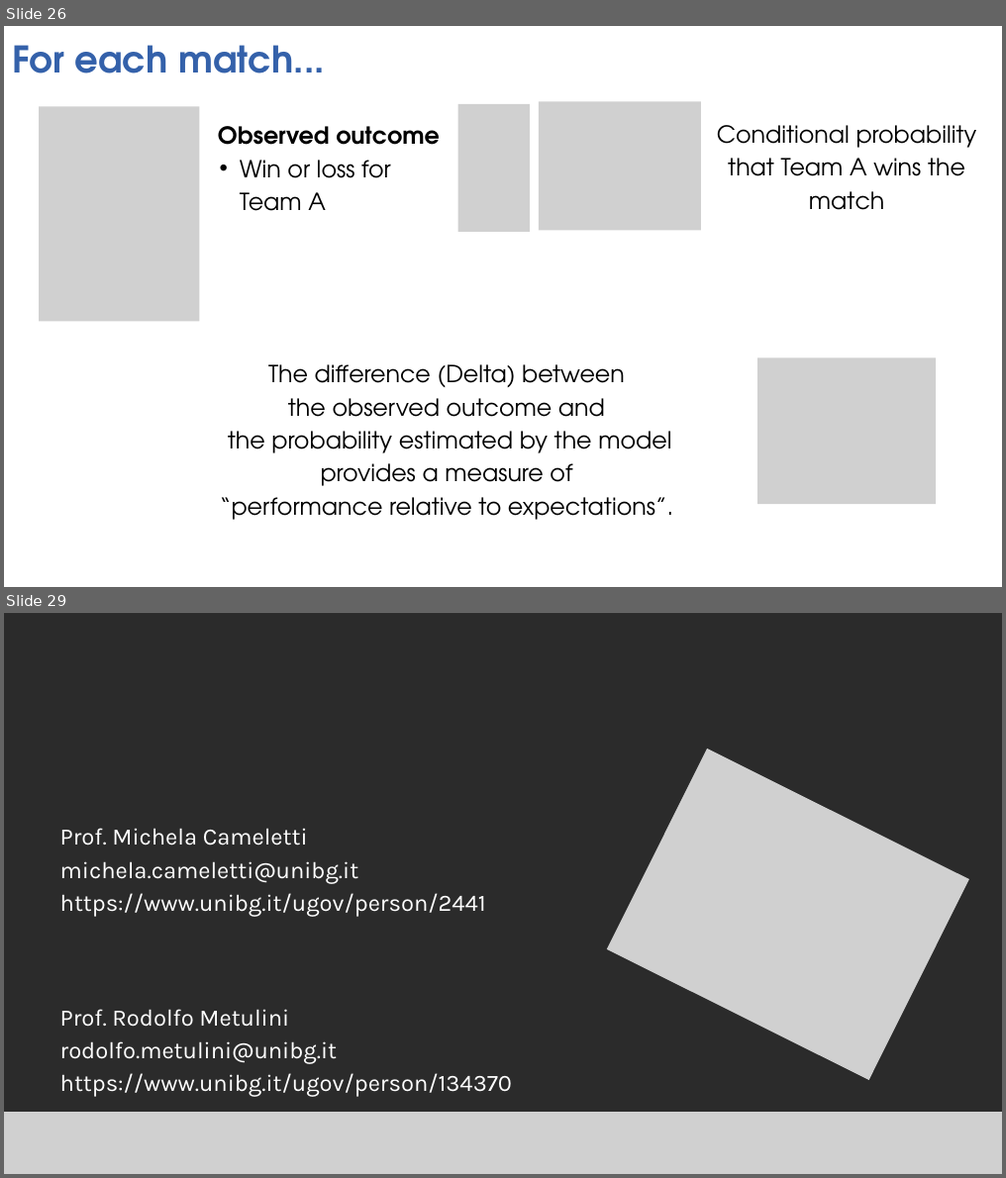
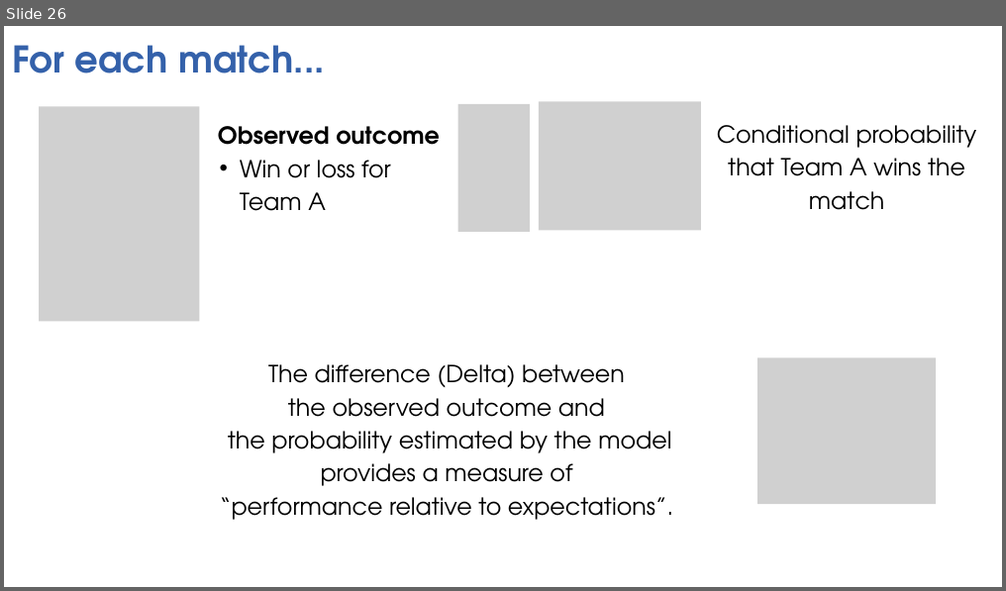
Before and after one commit to michelacameletti/tablefootballeducation, a slide deck: teaching_materials/Introductory_lecture_ENG.pptx. Shown one above the other, each under a label of ours: slides 26 and 29 before the commit, slide 26 after it; the slides between them are not shown. The pictures are 1006x1178 and 1006x591 pixels, drawn with LibreOffice and Linux fonts; fonts in the diff are those of the drawing; grey boxes stand for pictures; background and template pictures are left out; a plain dark background stands for a picture behind light text. Boxes give left, top, right and bottom in pixels: in the first picture for what was removed or moved away, otherwise in the second. Text is boxed around its words. In the diff, an @@ line names an element or a change of style, - is before the commit and + after.

```diff
--- a/teaching_materials/Introductory_lecture_ENG.pptx
+++ b/teaching_materials/Introductory_lecture_ENG.pptx
@@ slide 29 removed at (4,613,1002,1174), background picture (left out) @@
@@ picture removed at (607,749,969,1080) @@
@@ text removed at (60,828,486,917) @@
-Prof. Michela Cameletti
-michela.cameletti@unibg.it
-https://www.unibg.it/ugov/person/2441
@@ text removed at (60,1009,512,1097) @@
-Prof. Rodolfo Metulini
-rodolfo.metulini@unibg.it
-https://www.unibg.it/ugov/person/134370
@@ picture removed at (4,1112,1002,1174) @@
```
Also in this commit, not shown: 25 slides changed, 1 other file.
